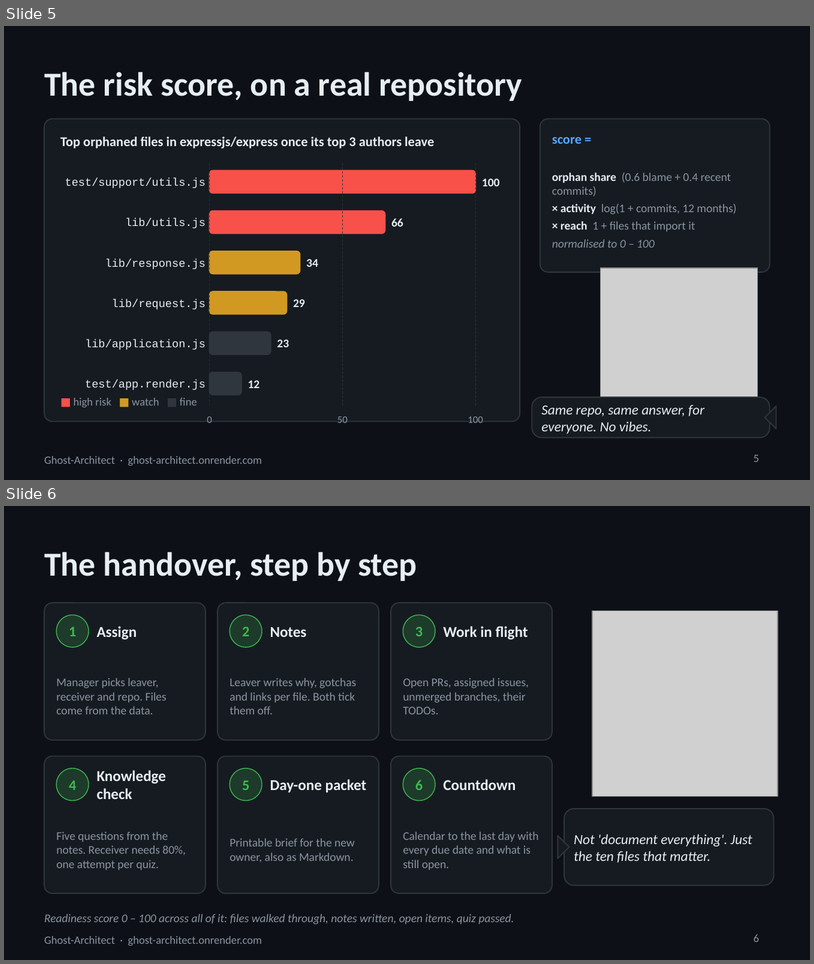
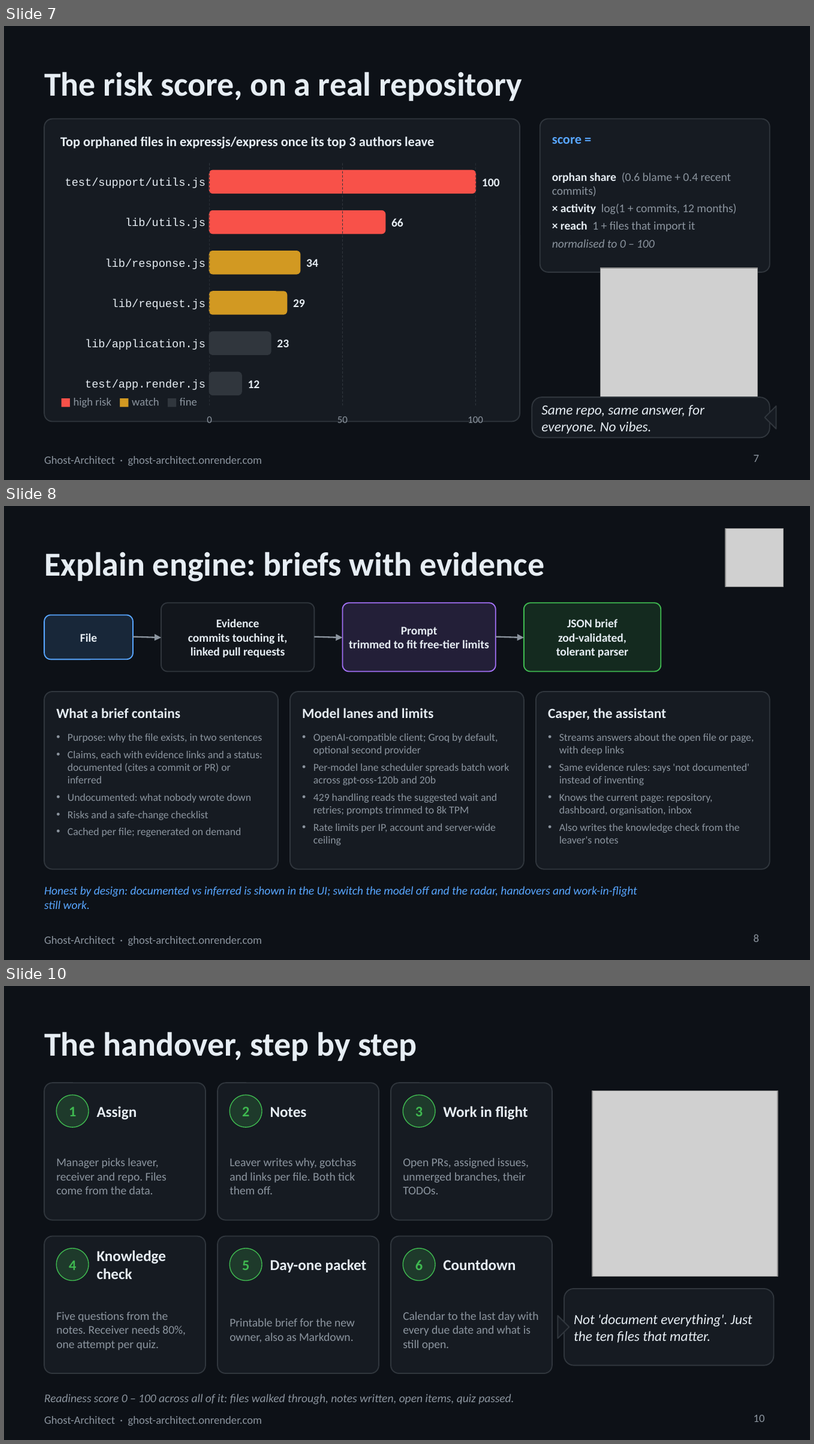
Before and after one commit to yabhinav1/ghost-architect, a slide deck: docs/Ghost-Architect-overview.pptx. Shown one above the other, each under a label of ours: slides 5 and 6 before the commit, slides 7, 8 and 10 after it; the slides between them are not shown. The pictures are 814x964 and 814x1444 pixels, drawn with LibreOffice and Linux fonts; fonts in the diff are those of the drawing; grey boxes stand for pictures. Boxes give left, top, right and bottom in pixels: in the first picture for what was removed or moved away, otherwise in the second. Text is boxed around its words. In the diff, an @@ line names an element or a change of style, - is before the commit and + after.

Commit message:
Deck: 19 slides with architecture, pipeline, explain engine, data model, handover intelligence, permissions matrix, security, email and GitHub actions, deployment and quality

```diff
--- a/docs/Ghost-Architect-overview.pptx
+++ b/docs/Ghost-Architect-overview.pptx
@@ slide 8 added at (4, 506, 810, 960), background #0D1117; not listed: 1 template element that a slide beside it also shows @@
@@ picture added at (726, 529, 784, 586) @@
@@ title added at (44, 552, 545, 582), 30 pt, text #E6EDF3, bold @@
+Explain engine: briefs with evidence
@@ rounded rectangle added at (161, 603, 314, 672), fill #30363D at 15% opacity, outline #30363D 1 pt @@
@@ rounded rectangle added at (342, 603, 496, 672), fill #A371F7 at 15% opacity, outline #A371F7 1 pt @@
@@ rounded rectangle added at (524, 603, 661, 672), fill #3FB950 at 15% opacity, outline #3FB950 1 pt @@
@@ rounded rectangle added at (44, 615, 133, 659), fill #58A6FF at 15% opacity, outline #58A6FF 1 pt @@
@@ text added at (188, 619, 288, 657), 10.5 pt, text #E6EDF3, bold @@
+Evidence
+commits touching it,
+linked pull requests
@@ text added at (349, 627, 489, 648), 10.5 pt, text #E6EDF3, bold @@
+Prompt
+trimmed to fit free-tier limits
@@ text added at (557, 619, 629, 657), 10.5 pt, text #E6EDF3, bold @@
+JSON brief
+zod-validated,
+tolerant parser
@@ text added at (80, 633, 97, 642), 10.5 pt, text #E6EDF3, bold @@
+File
@@ arrow added from (133, 637) to (161, 637), #8B949E 1.25 pt @@
@@ arrow added from (314, 637) to (342, 637), #8B949E 1.25 pt @@
@@ arrow added from (496, 637) to (524, 637), #8B949E 1.25 pt @@
@@ rounded rectangle added at (44, 691, 278, 869), fill #161B22, outline #30363D 1 pt @@
@@ rounded rectangle added at (290, 691, 524, 869), fill #161B22, outline #30363D 1 pt @@
@@ rounded rectangle added at (536, 691, 770, 869), fill #161B22, outline #30363D 1 pt @@
@@ text added at (56, 708, 180, 718), 12.5 pt, text #E6EDF3, bold @@
+What a brief contains
@@ text added at (302, 708, 434, 718), 12.5 pt, text #E6EDF3, bold @@
+Model lanes and limits
@@ text added at (548, 708, 667, 720), 12.5 pt, text #E6EDF3, bold @@
+Casper, the assistant
@@ text added at (68, 733, 263, 837), 9.5 pt, text #8B949E @@
+• Purpose: why the file exists, in two sentences
+• Claims, each with evidence links and a status: documented (cites a commit or PR) or inferred
+• Undocumented: what nobody wrote down
+• Risks and a safe-change checklist
+• Cached per file; regenerated on demand
@@ text added at (314, 733, 509, 845), 9.5 pt, text #8B949E @@
+• OpenAI-compatible client; Groq by default, optional second provider
+• Per-model lane scheduler spreads batch work across gpt-oss-120b and 20b
+• 429 handling reads the suggested wait and retries; prompts trimmed to 8k TPM
+• Rate limits per IP, account and server-wide ceiling
@@ text added at (560, 733, 754, 843), 9.5 pt, text #8B949E @@
+• Streams answers about the open file or page, with deep links
+• Same evidence rules: says 'not documented' instead of inventing
+• Knows the current page: repository, dashboard, organisation, inbox
+• Also writes the knowledge check from the leaver's notes
@@ text added at (44, 886, 637, 909), 10.5 pt, text #58A6FF, italic @@
+Honest by design: documented vs inferred is shown in the UI; switch the model off and the radar, handovers and work-in-flight still work.
@@ page number added at (754, 934, 759, 942), 10 pt, text #8B949E @@
+8
@@ what was slide 5 is now slide 7 @@
@@ page number at (754, 454, 759, 462): text changed @@
-5
+7
@@ what was slide 6 is now slide 10 @@
@@ page number at (754, 1414, 765, 1422): text changed @@
-6
+10
```
Also in this commit, not shown: 8 other slides added, 1 other file.
